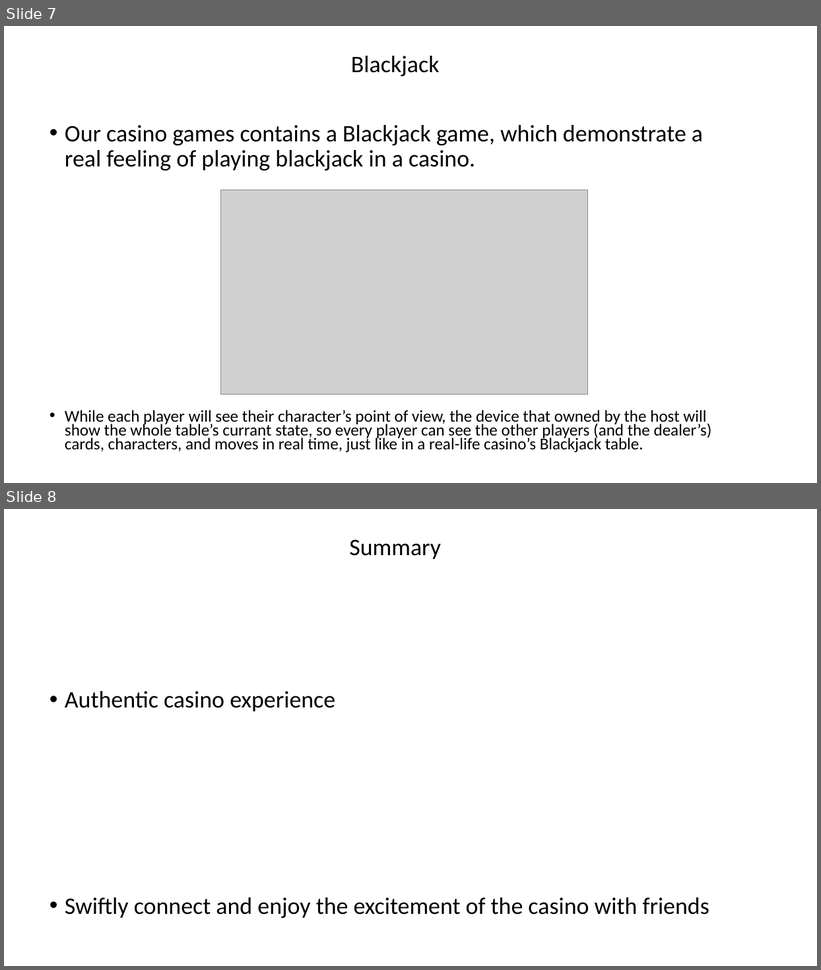
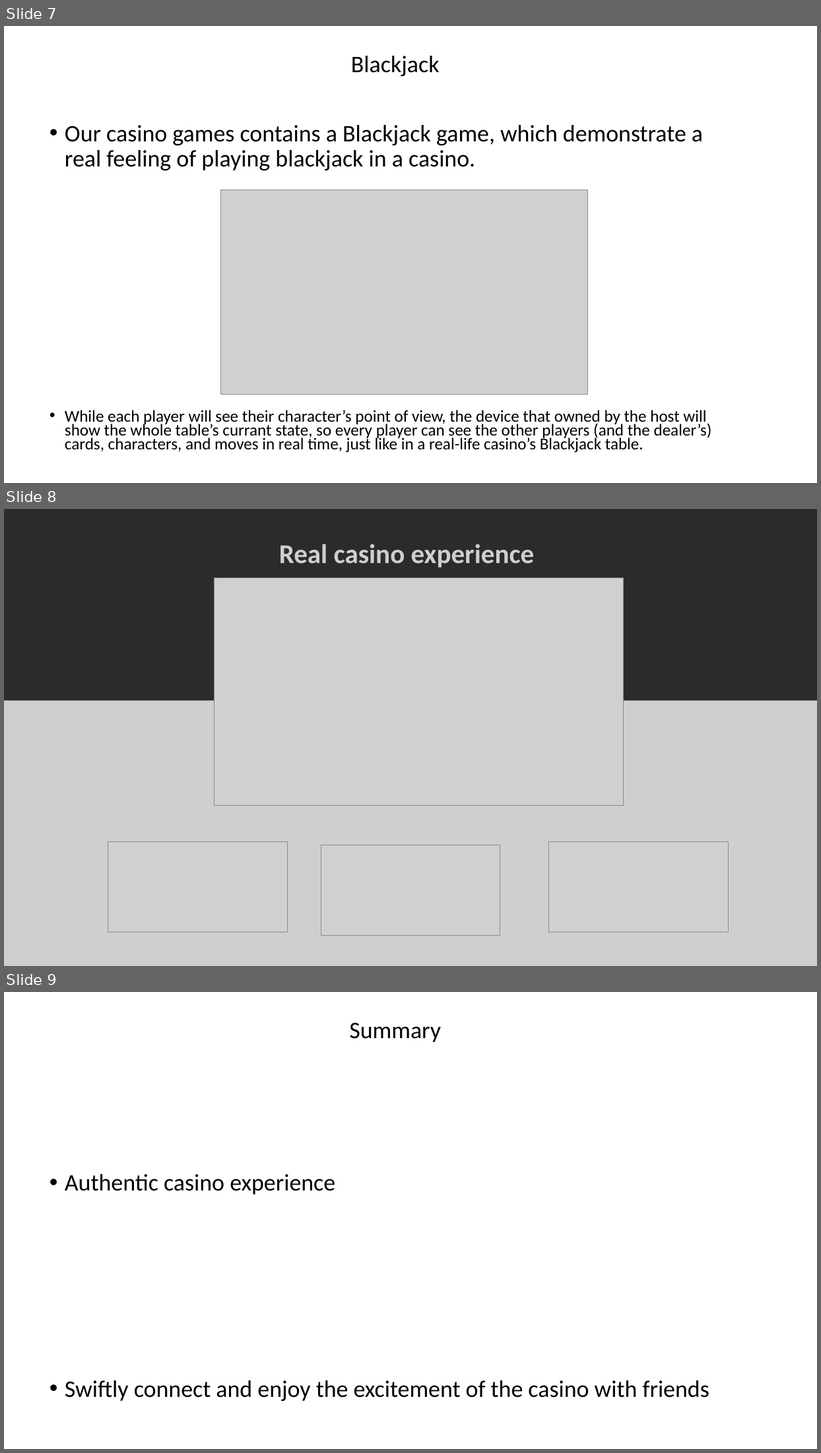
Before and after one commit to LizaSi/Casino-game, a slide deck: מצגת.pptx. Shown one above the other, each under a label of ours: slides 7 and 8 before the commit, slides 7, 8 and 9 after it. The pictures are 821x970 and 821x1453 pixels, drawn with LibreOffice and Linux fonts; fonts in the diff are those of the drawing; grey boxes stand for pictures; background and template pictures are left out; a plain dark background stands for a picture behind light text. Boxes give left, top, right and bottom in pixels: in the first picture for what was removed or moved away, otherwise in the second. Text is boxed around its words. In the diff, an @@ line names an element or a change of style, - is before the commit and + after.

```diff
--- a/מצגת.pptx
+++ b/מצגת.pptx
@@ slide 8 added at [4,509,817,966], background picture (left out) @@
@@ text added at [279,544,535,568], 32 pt, text #D0CECE, bold @@
+Real casino experience
@@ picture added at [214,578,624,806] @@
@@ rectangle added at [4,700,817,966], fill #D0CECE @@
@@ picture added at [108,842,288,932] @@
@@ picture added at [321,845,500,935] @@
@@ picture added at [548,842,728,932] @@
@@ what was slide 8 is now slide 9 @@
```
Also in this commit, not shown: 3 slides changed, 1 other slide added, 1 slide removed.
